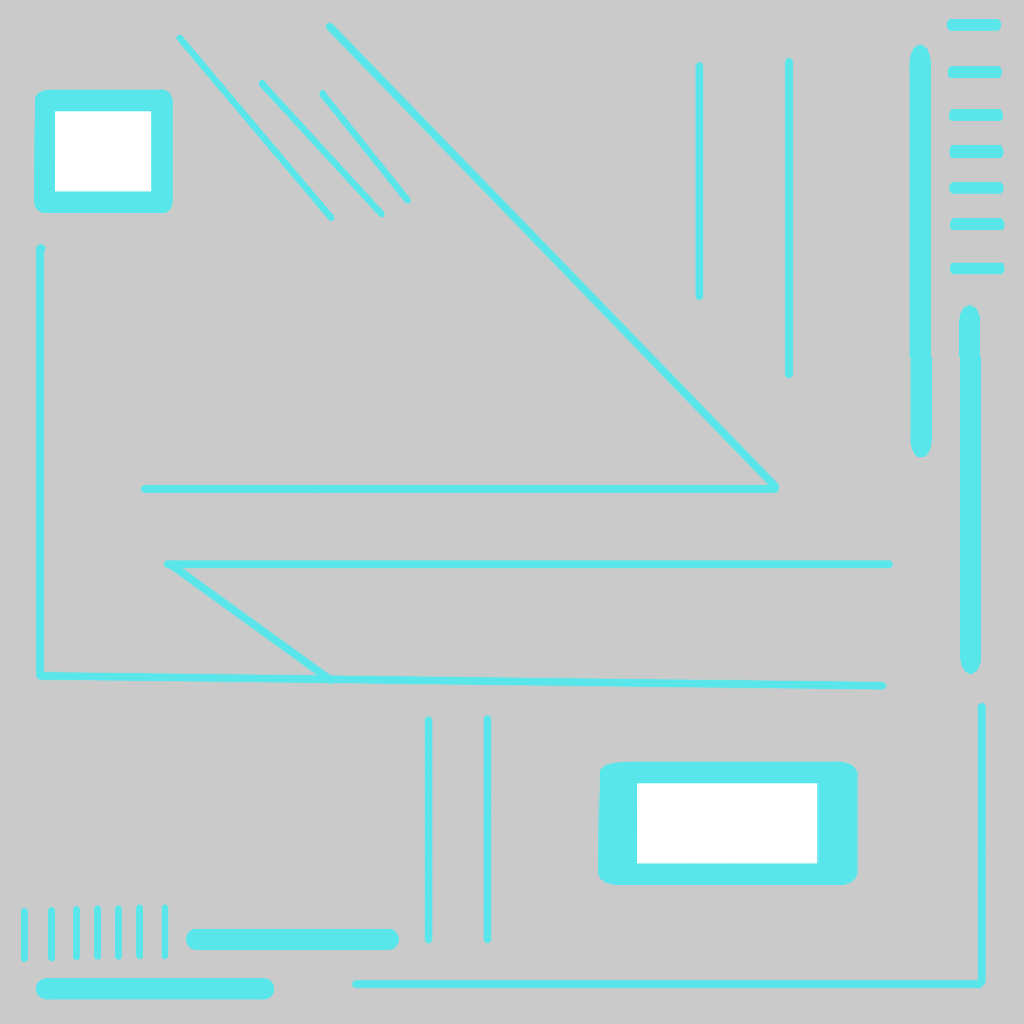
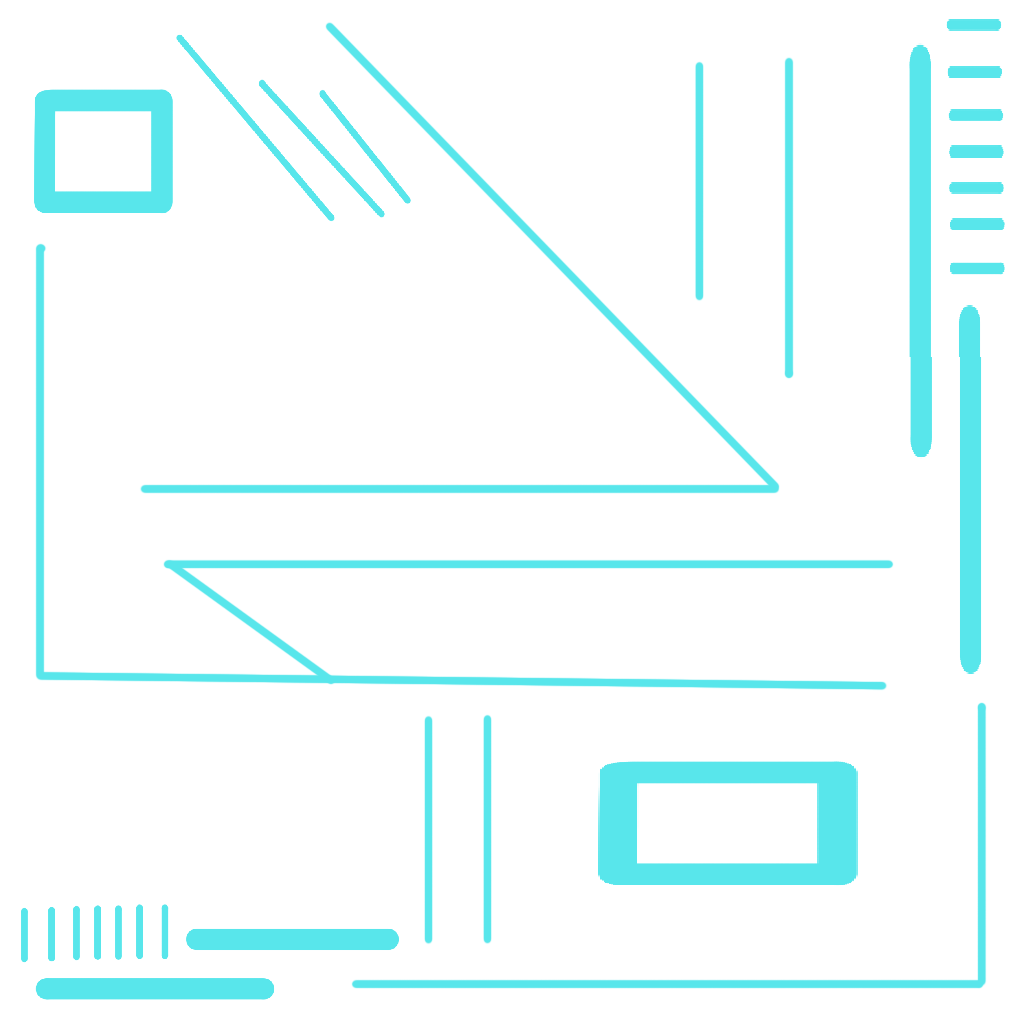
The second 1024px x 1024px image is a revision of the first. Changes to its layers:
painted on "Layer 0" over 0, 0, 1024, 1024
